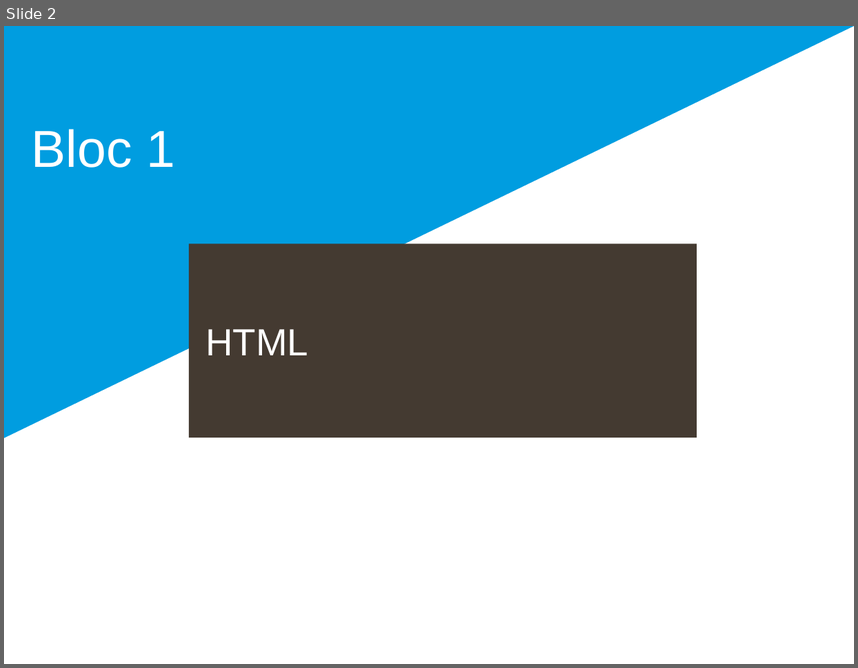
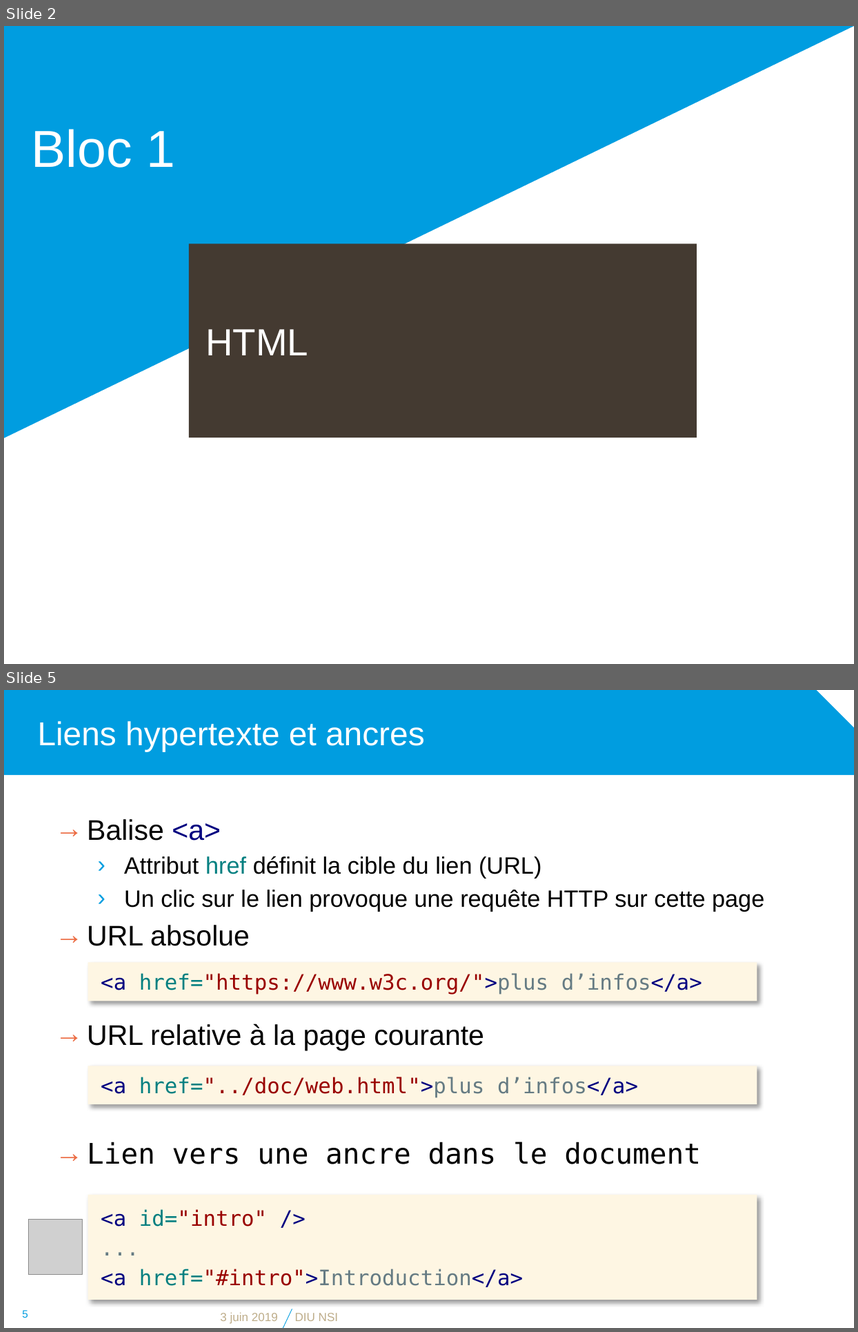
Before and after one commit to diu-uf-bordeaux/bloc1, a slide deck: web/2-HTML/html.pptx. Shown one above the other, each under a label of ours: slide 2 before the commit, slides 2 and 5 after it; the slides between them are not shown. The pictures are 858x668 and 858x1332 pixels, drawn with LibreOffice and Linux fonts; fonts in the diff are those of the drawing; grey boxes stand for pictures; background and template pictures are left out. Boxes give left, top, right and bottom in pixels: in the first picture for what was removed or moved away, otherwise in the second. Text is boxed around its words. In the diff, an @@ line names an element or a change of style, - is before the commit and + after.

Commit message:
pass on html

```diff
--- a/web/2-HTML/html.pptx
+++ b/web/2-HTML/html.pptx
@@ slide 5 added at <box>4,690,854,1328</box>, background #FFFFFF @@
@@ snip rect added at <box>4,690,854,775</box>, fill #009DE0 @@
@@ title added at <box>38,721,425,751</box>, 28 pt, text #FFFFFF @@
+Liens hypertexte et ancres
@@ text added at <box>87,819,764,1164</box>, 20 pt, text #000000 @@
+→ Balise <a>
+  › Attribut href définit la cible du lien (URL)
+  › Un clic sur le lien provoque une requête HTTP sur cette page
+→ URL absolue
+→ URL relative à la page courante
+→ Lien vers une ancre dans le document
@@ rectangle added at <box>88,962,757,1000</box>, fill #FEF6E3, 18 pt, text #990100 @@
+<a href="https://www.w3c.org/">plus d’infos</a>
@@ rectangle added at <box>88,1066,757,1104</box>, fill #FEF6E3, 18 pt, text #990100 @@
+<a href="../doc/web.html">plus d’infos</a>
@@ rectangle added at <box>88,1194,757,1299</box>, fill #FEF6E3, 18 pt, text #990100 @@
+<a id="intro" />
+...
+<a href="#intro">Introduction</a>
@@ picture added at <box>29,1219,82,1274</box> @@
@@ page number added at <box>22,1310,28,1317</box>, 9 pt, text #009DE0 @@
+5
@@ line added from (283, 1328) to (292, 1309), #009DE0 0.5 pt @@
@@ text added at <box>220,1312,278,1323</box>, 10 pt, text #BEAD8A @@
+3 juin 2019
@@ text added at <box>295,1312,338,1321</box>, 10 pt, text #BEAD8A @@
+DIU NSI
```
Also in this commit, not shown: 6 slides changed, 2 other slides added, 1 slide removed.
